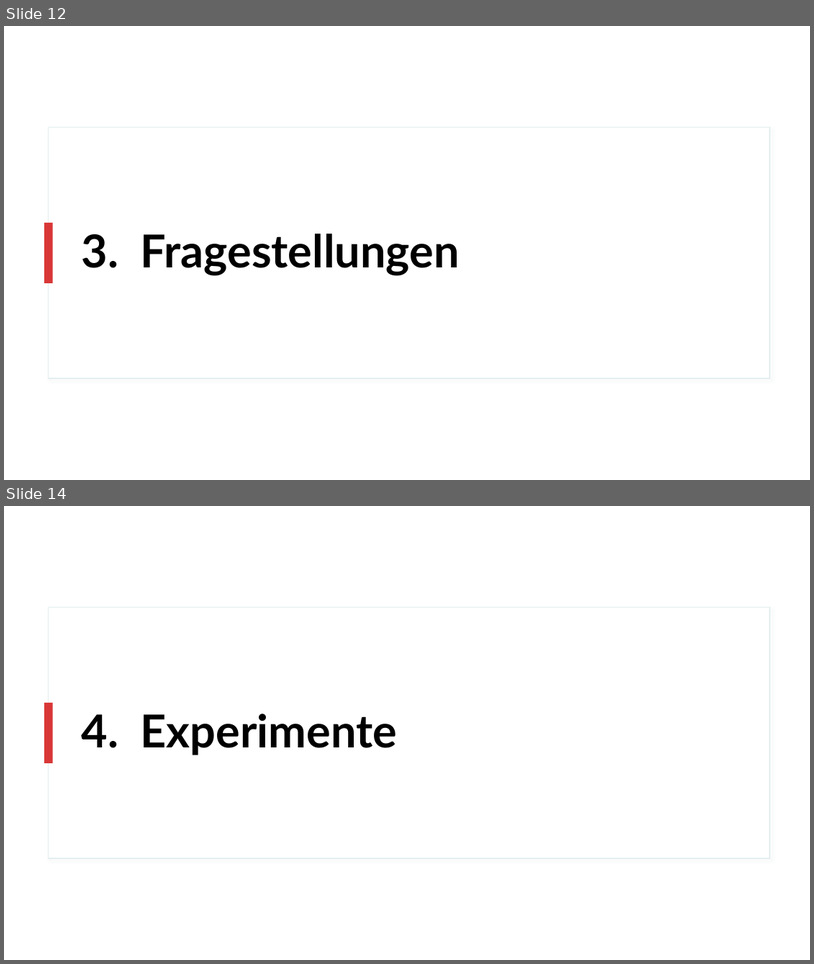
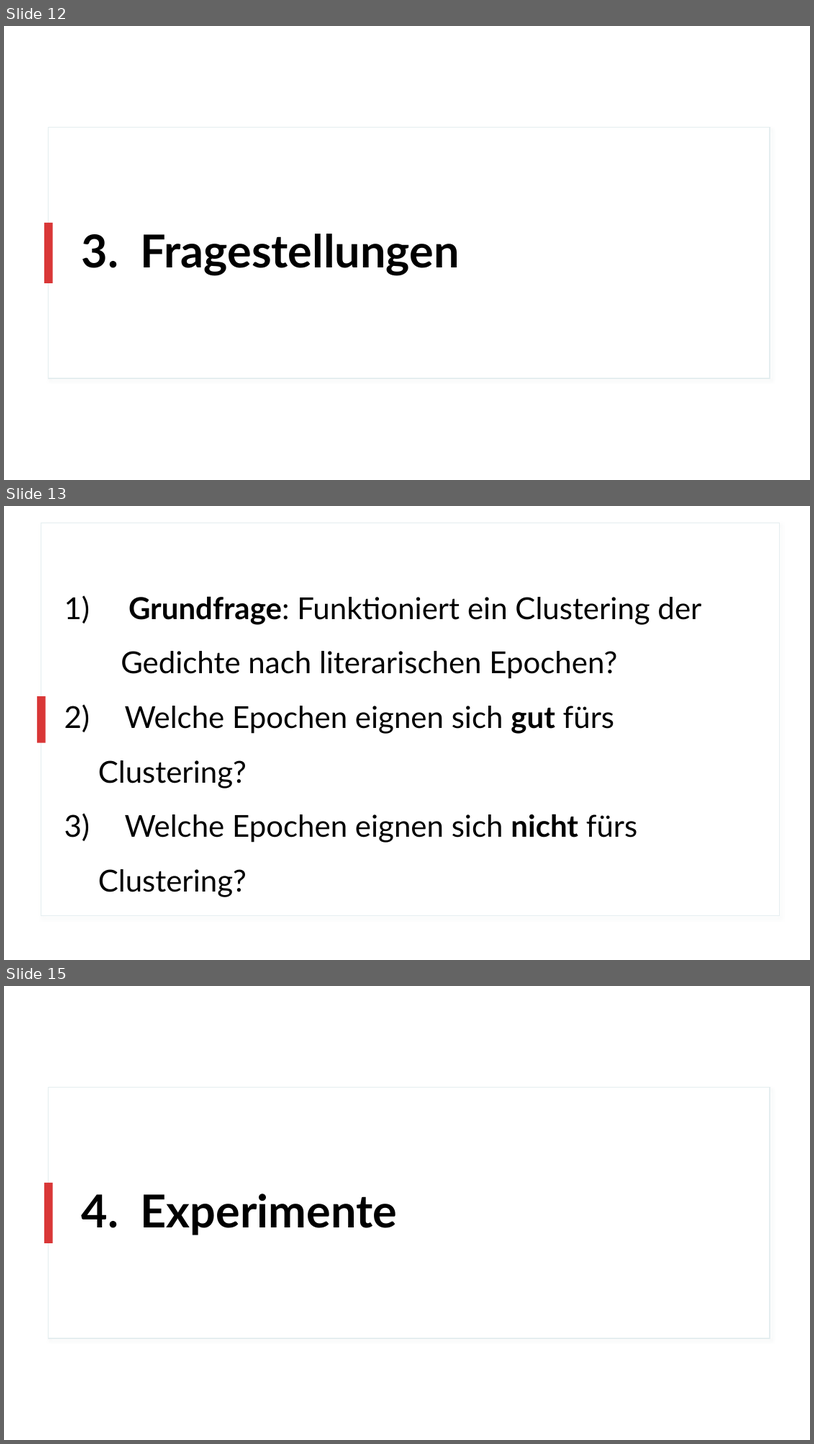
Before and after one commit to realjanpaulus/clusterpoems, a slide deck: presentation/clustering_presentation.pptx. Shown one above the other, each under a label of ours: slides 12 and 14 before the commit, slides 12, 13 and 15 after it; the slides between them are not shown. The pictures are 814x964 and 814x1444 pixels, drawn with LibreOffice and Linux fonts; fonts in the diff are those of the drawing. Boxes give left, top, right and bottom in pixels: in the first picture for what was removed or moved away, otherwise in the second. Text is boxed around its words. In the diff, an @@ line names an element or a change of style, - is before the commit and + after.

```diff
--- a/presentation/clustering_presentation.pptx
+++ b/presentation/clustering_presentation.pptx
@@ slide 13 added at (4, 506, 810, 960), background #FFFFFF @@
@@ rectangle added at (4, 506, 810, 960), fill #FFFFFF @@
@@ rectangle added at (41, 506, 779, 640), fill #FFFFFF, outline #E5EEF0 0.75 pt @@
@@ rectangle added at (41, 523, 779, 916), fill #FFFFFF, outline #E5EEF0 1 pt @@
@@ rectangle added at (41, 506, 779, 639), fill #FFFFFF @@
@@ text added at (98, 596, 702, 897), 36 pt, text #000000 @@
+1) Grundfrage: Funktioniert ein Clustering der Gedichte nach literarischen Epochen?
+2) Welche Epochen eignen sich gut fürs Clustering?
+3) Welche Epochen eignen sich nicht fürs Clustering?
@@ rectangle added at (37, 696, 46, 743), fill #D93737 @@
@@ what was slide 14 is now slide 15 @@
```
Also in this commit, not shown: 2 slides changed, 1 other file.
